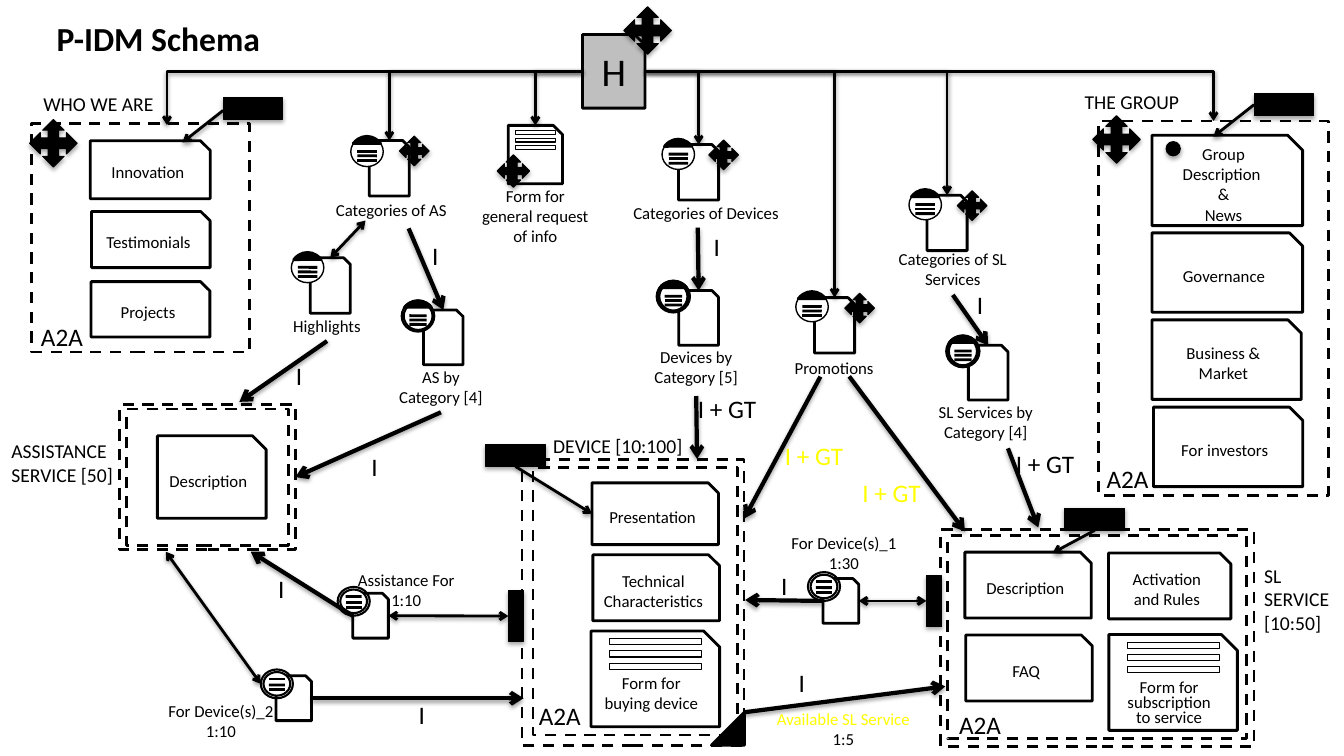
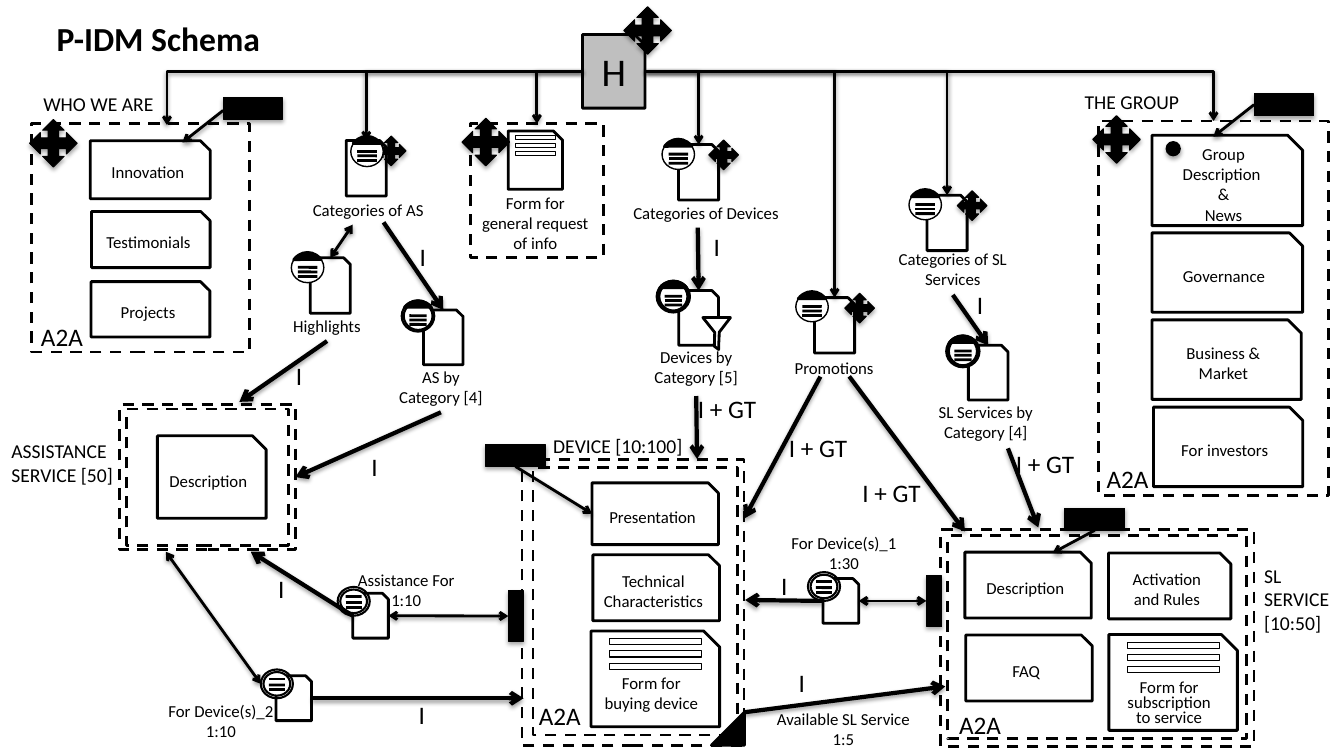
Before and after one commit to AntoMarcus14/HypermediaProject, a slide deck: slide 3 of 1st delivery/C-IDM.pptx. Drawn at 1344x756 pixels with LibreOffice and Linux fonts; fonts in the diff are those of the drawing. Boxes give left, top, right and bottom in pixels: in the first picture for what was removed or moved away, otherwise in the second. Text is boxed around its words. In the diff, an @@ line names an element or a change of style, - is before the commit and + after.

```diff
--- a/1st delivery/C-IDM.pptx
+++ b/1st delivery/C-IDM.pptx
@@ elbow arrow moved from (583, 72) - (389, 140) to (583, 72) - (366, 140) @@
@@ elbow arrow (583, 72) - (537, 124): route changed @@
@@ quad arrow: place and size @@
-quad arrow at (497, 155, 529, 188)
+quad arrow at (462, 118, 509, 165)
@@ 1 text, 1 snip rect, 1 quad arrow: place and size @@
-1 text, 1 snip rect, 1 quad arrow at (336, 136, 446, 219)
+1 text, 1 snip rect, 1 quad arrow at (313, 136, 423, 219)
@@ rectangle added at (471, 124, 604, 258), outline #000000 2 pt dashed @@
@@ 3 rectangles, 1 snip rect: place and size @@
-3 rectangles, 1 snip rect at (508, 125, 563, 184)
+3 rectangles, 1 snip rect at (508, 131, 563, 190)
@@ text "Form for general request of ...": place and size @@
-text "Form for general request of ..." at (482, 188, 588, 242)
+text "Form for general request of ..." at (482, 197, 588, 249)
@@ double arrow moved from (366, 221) - (331, 258) to (353, 225) - (331, 258) @@
@@ text "I": place and size @@
-text "I" at (432, 248, 438, 265)
+text "I" at (420, 249, 426, 266)
@@ arrow moved from (408, 229) - (444, 311) to (384, 223) - (444, 311) @@
@@ freeform shape added at (703, 318, 730, 350), fill #FFFFFF, outline #000000 2 pt @@
@@ text "I + GT" at (789, 436, 847, 457): text colour #FFFF00 to #000000 @@
@@ text "I + GT": place and size @@
-text "I + GT" at (785, 444, 843, 465)
+text "I + GT" at (789, 436, 847, 457)
@@ text "I + GT" at (862, 485, 921, 502): text colour #FFFF00 to #000000 @@
@@ text at (777, 711, 910, 725): text colour #FFFF00 to #000000 in "Available SL Service" @@
```
Also in this commit, not shown: 2 other slides changed.
